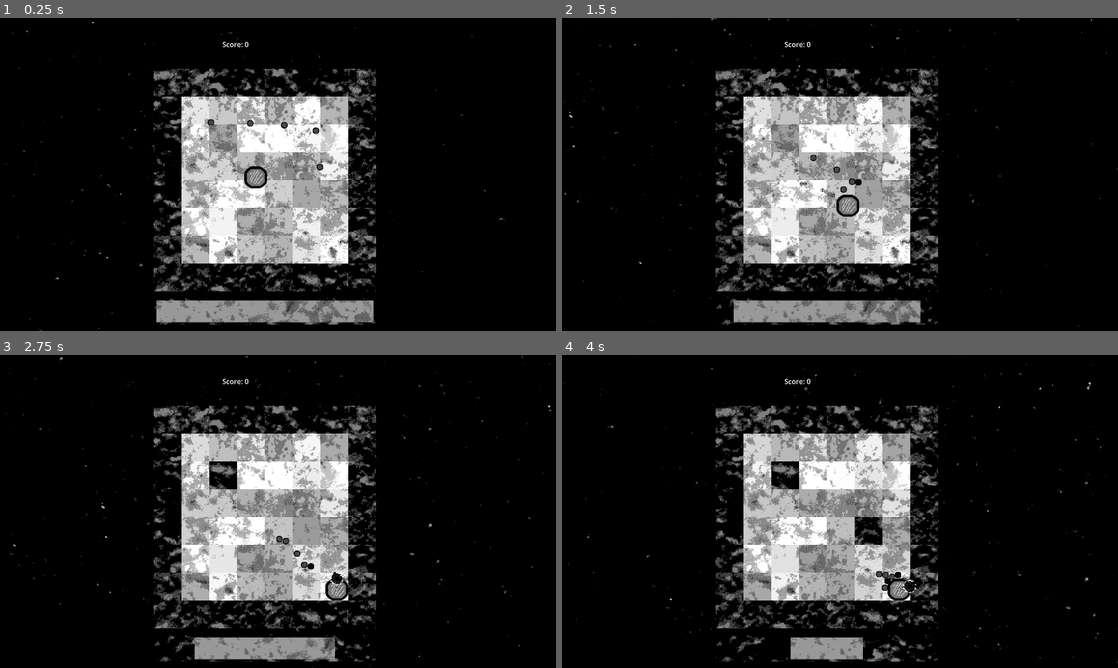
Above: before the commit, frames 1-4 (two rows, left to right).
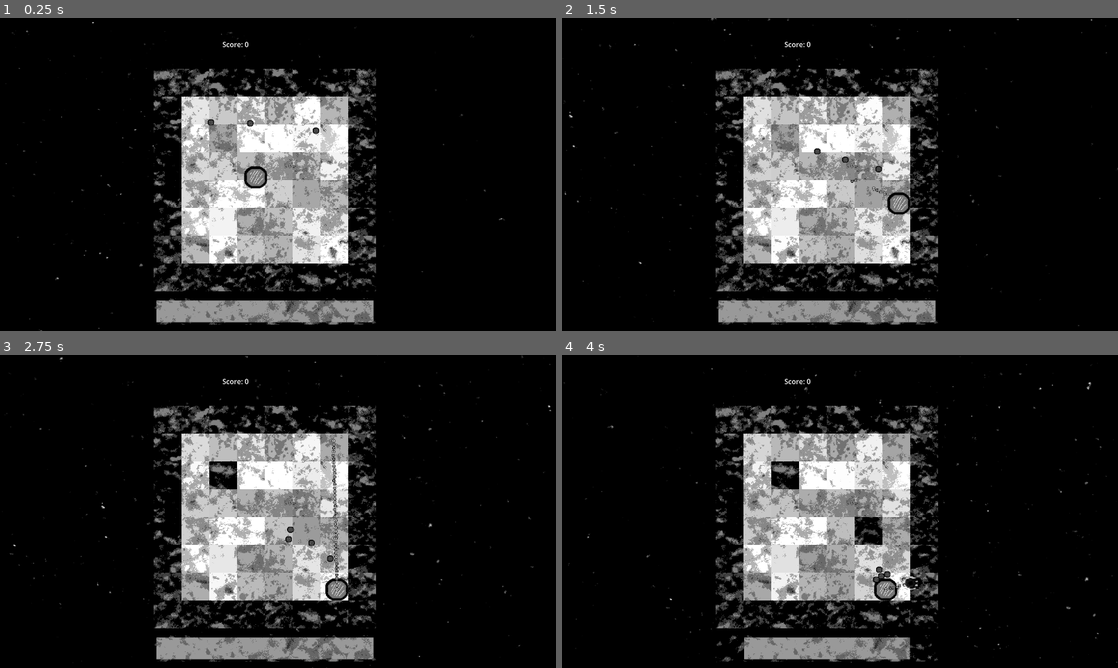
Above: after the commit, the same moments.

Repository: Indivicivet/ludumdare54
Game: Godot game, scene res://ludumdare54.tscn
Same seed, same stepped clock (60 frames per second), same inputs: the game is played once before the commit and once after it.
Inputs (mouse positions are in pixels of both pictures, inside the frame that each line leads up to):
- Up to frame 1 (0.25 s): no input
- Up to frame 2 (1.5 s): move the mouse to (962, 158) at 0.52 s; press the mouse at (962, 158) at 0.53 s; hold Right (right) 0.53-1.28 s; move the mouse to (728, 190) at 1.27 s; release the mouse at (728, 190) at 1.28 s; hold Down (down) from 1.28 s (still down); click (728, 190) at 1.35 s
- Up to frame 3 (2.75 s): move the mouse to (333, 442) at 2.02 s; release Down (down) at 2.03 s; press the mouse at (333, 442) at 2.03 s; hold Right (right) from 2.03 s (still down)
- Up to frame 4 (4 s): move the mouse to (812, 574) at 2.77 s; release Right (right) at 2.78 s; release the mouse at (812, 574) at 2.78 s; hold Up (up) 2.78-3.53 s; click (812, 574) at 2.85 s; move the mouse to (1006, 558) at 3.52 s; press the mouse at (1006, 558) at 3.53 s; hold Left (left) from 3.53 s (still down)

The runs differ from the first frame. In frame 1, less than 0.1% of the frame differs, in the area x 50-59%, y 33-49%; in frame 2, 2.0%; in frame 3, 2.2%, in the area x 28-68%, y 26-98%; in frame 4, 1.9%.

Commit message:
reduce number of initial enemies to 3, which makes the game easy :)

Diff:
--- a/ludumdare54.tscn
+++ b/ludumdare54.tscn
@@ -257,17 +257,11 @@
 
 [node name="enemy_type1" parent="." instance=ExtResource("9_1g1nj")]
 
-[node name="enemy_type2" parent="." instance=ExtResource("9_1g1nj")]
+[node name="enemy_type1_2" parent="." instance=ExtResource("9_1g1nj")]
 position = Vector2(471, 222)
 
-[node name="enemy_type3" parent="." instance=ExtResource("9_1g1nj")]
+[node name="enemy_type1_3" parent="." instance=ExtResource("9_1g1nj")]
 position = Vector2(574, 219)
-
-[node name="enemy_type4" parent="." instance=ExtResource("9_1g1nj")]
-position = Vector2(666, 226)
-
-[node name="enemy_type5" parent="." instance=ExtResource("9_1g1nj")]
-position = Vector2(760, 339)
 
 [node name="NavigationRegion2D" type="NavigationRegion2D" parent="."]
 navigation_polygon = SubResource("NavigationPolygon_0n3p2")
